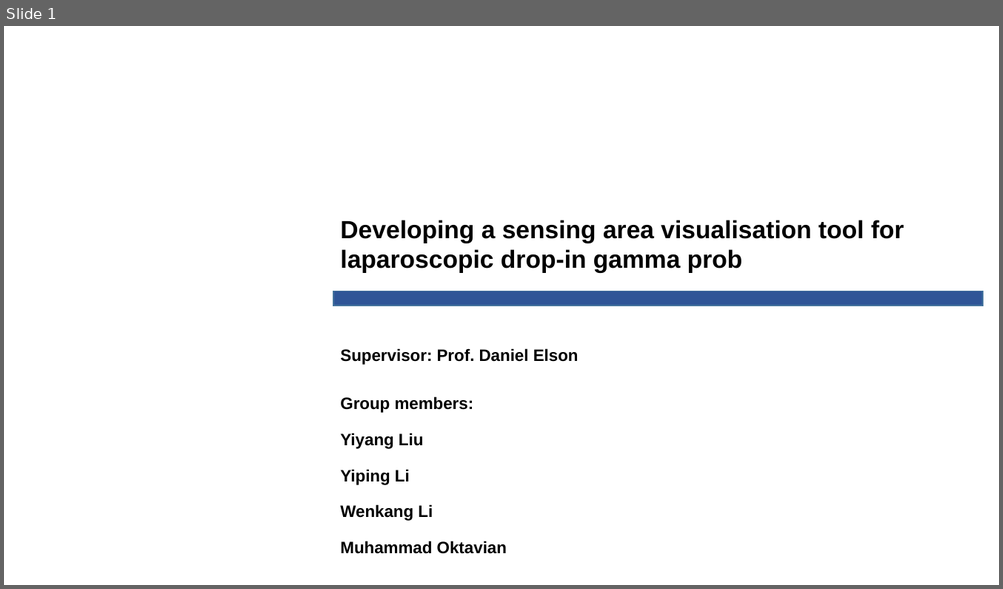
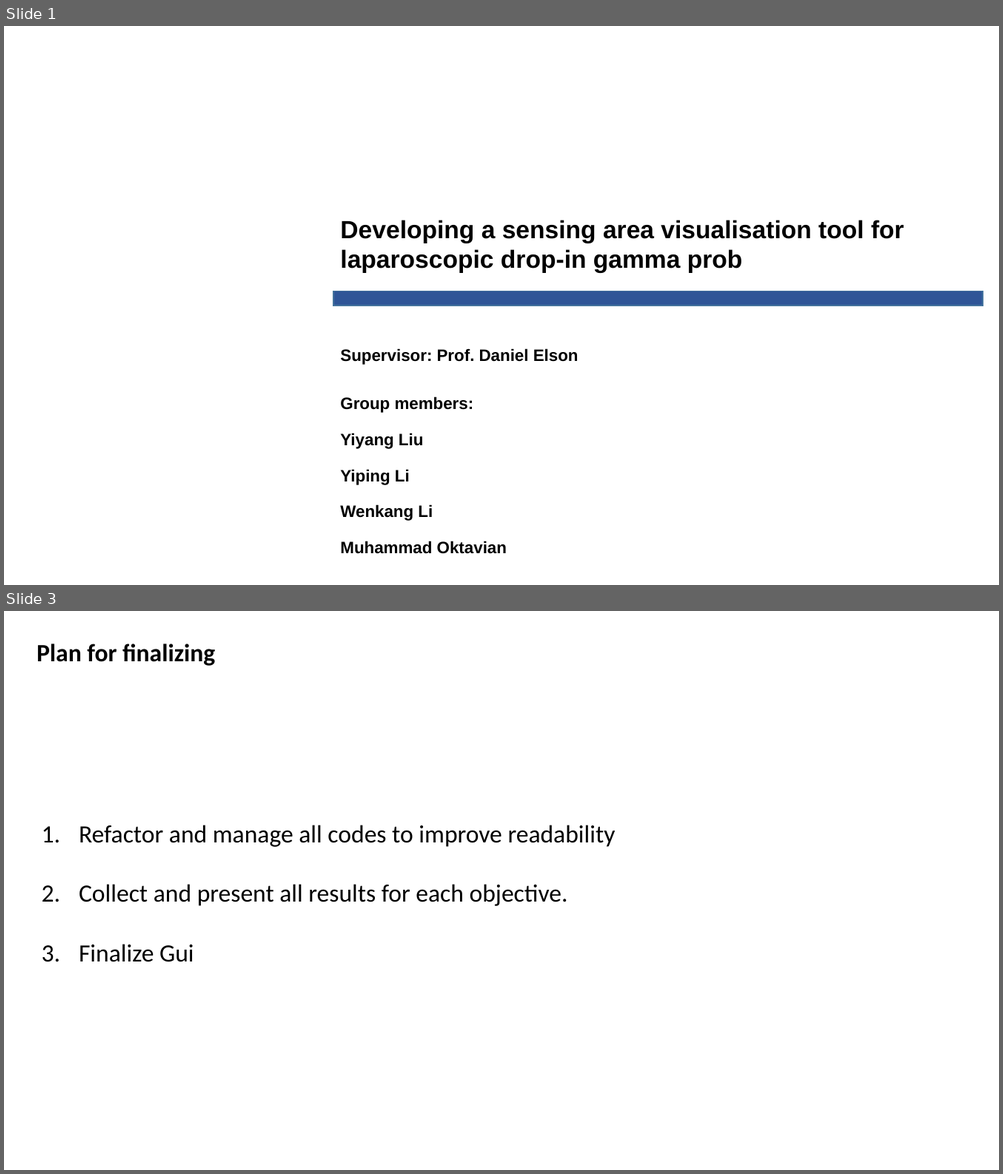
Before and after one commit to JY522IC/Project-14-Developing-a-sensing-area-visualisation-tool-for-laparoscopic-drop-in-gamma-probe, a slide deck: Monday Meeting PPT/2022.11.21.pptx. Shown one above the other, each under a label of ours: slide 1 before the commit, slides 1 and 3 after it; the slides between them are not shown. The pictures are 1003x589 and 1003x1174 pixels, drawn with LibreOffice and Linux fonts; fonts in the diff are those of the drawing; background and template pictures are left out. Boxes give left, top, right and bottom in pixels: in the first picture for what was removed or moved away, otherwise in the second. Text is boxed around its words. In the diff, an @@ line names an element or a change of style, - is before the commit and + after.

```diff
--- a/Monday Meeting PPT/2022.11.21.pptx
+++ b/Monday Meeting PPT/2022.11.21.pptx
@@ slide 3 added at <box>4,611,999,1170</box>, background #FFFFFF @@
@@ text added at <box>37,644,215,666</box>, 24 pt, text #000000, bold @@
+Plan for finalizing
@@ text added at <box>79,825,615,963</box>, 24 pt, text #000000 @@
+1. Refactor and manage all codes to improve readability
+2. Collect and present all results for each objective.
+3. Finalize Gui
```
Also in this commit, not shown: 2 slides changed, 1 slide removed, 15 other files.
